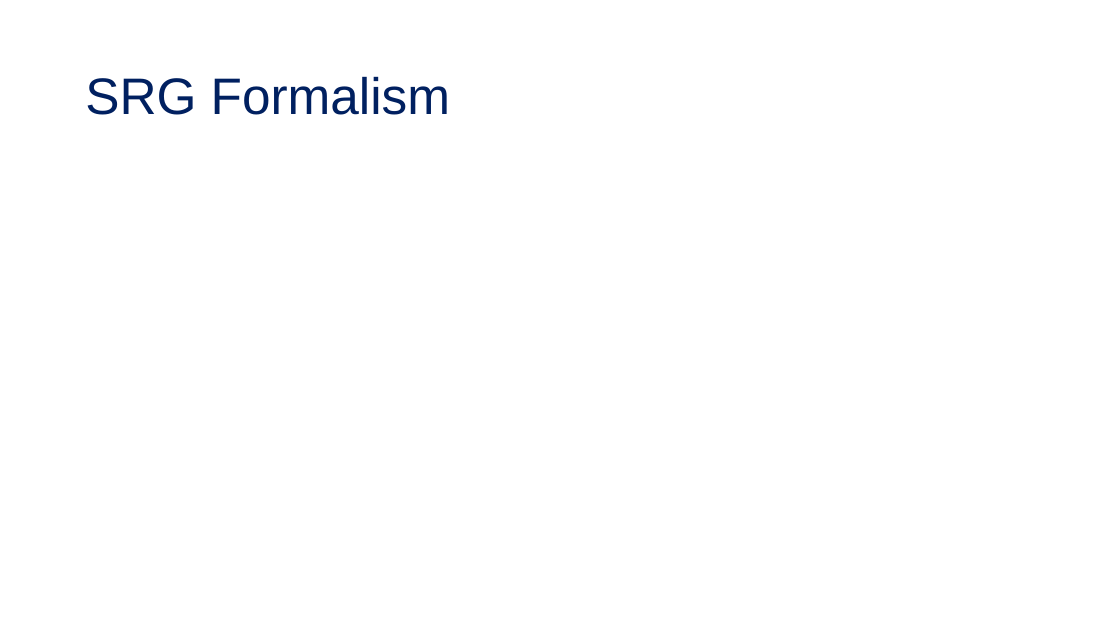
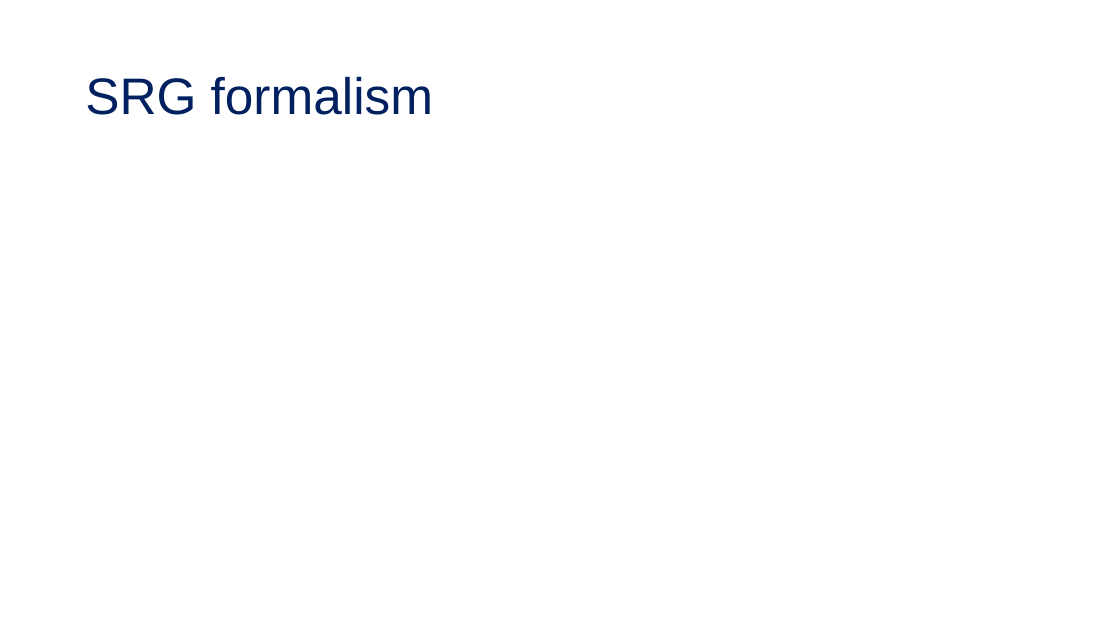
Before and after one commit to tropiano4/tropiano-srg, a slide deck: slide 5 of Presentations/NUCLEI_June2020/tropiano_nuclei_2020.pptx (slide 3 before the commit). Drawn at 1120x630 pixels with LibreOffice and Linux fonts; fonts in the diff are those of the drawing; grey boxes stand for pictures. Boxes give left, top, right and bottom in pixels: in the first picture for what was removed or moved away, otherwise in the second. Text is boxed around its words. In the diff, an @@ line names an element or a change of style, - is before the commit and + after.

```diff
--- a/Presentations/NUCLEI_June2020/tropiano_nuclei_2020.pptx
+++ b/Presentations/NUCLEI_June2020/tropiano_nuclei_2020.pptx
@@ title at box(85, 76, 433, 115): text changed @@
-SRG Formalism
+SRG formalism
```
Also in this commit, not shown: 6 other slides changed, 15 slides added, 9 slides removed.
